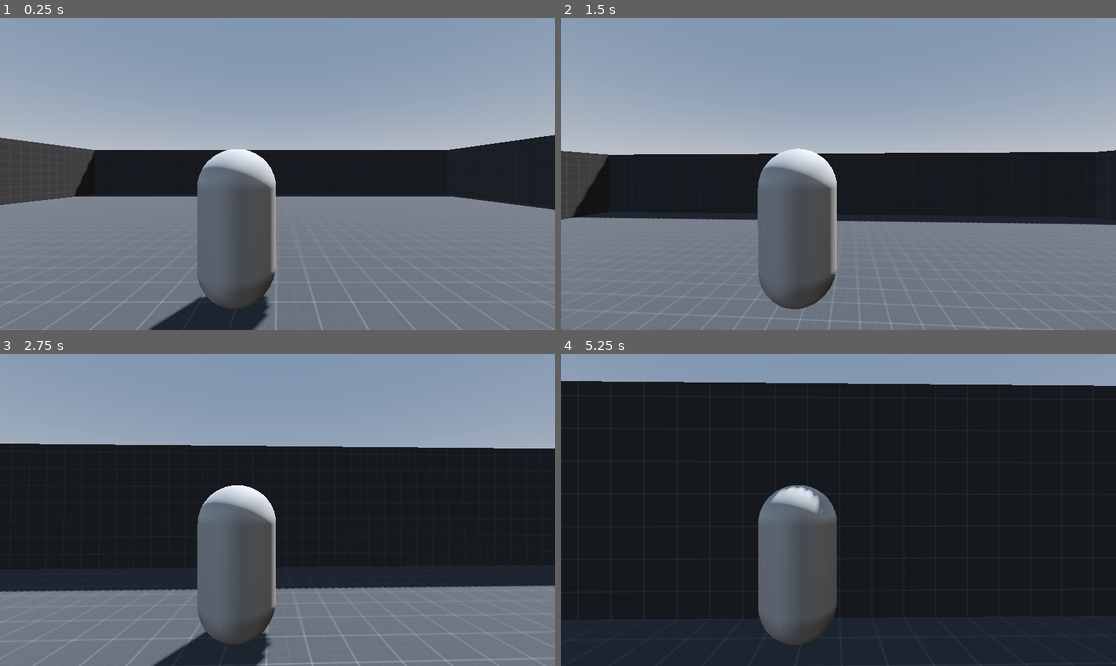
Above: before the commit, frames 1-4 (two rows, left to right).
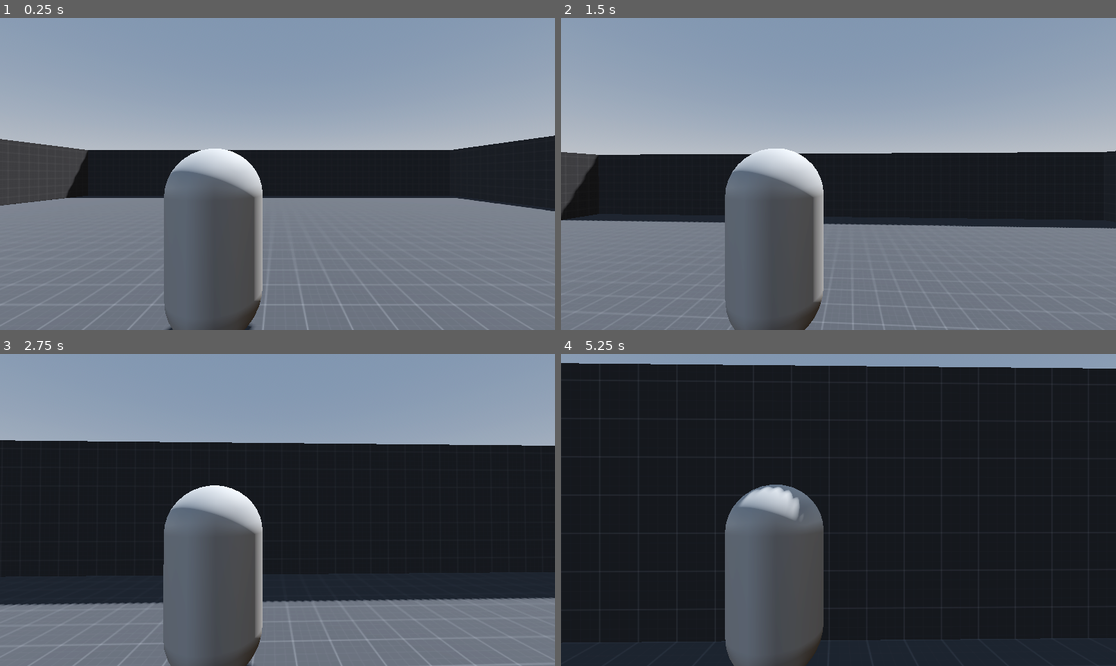
Above: after the commit, the same moments.

Repository: OnymMunda/dds-fps
Game: Godot game, scene res://world.tscn
Two runs of this game, one before a commit and one after it. Both use one fixed random seed, a clock stepped at 60 frames per second and the inputs below.
Inputs (mouse positions are in pixels of both pictures, inside the frame that each line leads up to):
- Up to frame 1 (0.25 s): no input
- Up to frame 2 (1.5 s): tap Enter at 0.5 s; move the mouse to (866, 174) at 0.52 s; hold W (up) from 0.53 s (still down); tap Space (jump) at 0.77 s; move the mouse to (810, 174) at 1.27 s
- Up to frame 3 (2.75 s): keep holding W (up); tap Space (jump) at 1.52 s; move the mouse to (288, 503) at 2.02 s
- Up to frame 4 (5.25 s): keep holding W (up); move the mouse to (832, 516) at 2.77 s; tap Space (jump) at 3.02, 3.77, 4.25, 4.52 s; move the mouse to (877, 513) at 3.52 s; move the mouse to (794, 506) at 4.27 s; move the mouse to (844, 510) at 5.02 s

The runs differ from the first frame. In frame 1, 7.8% of the frame differs, in the area x 0-100%, y 37-100%; in frame 2, 8.3%; in frame 3, 12%; in frame 4, 13%, in the area x 0-100%, y 2-100%.

Commit message:
added spring arms

Diff:
--- a/dds-fps/player.tscn
+++ b/dds-fps/player.tscn
@@ -6,6 +6,9 @@
 [sub_resource type="CapsuleShape3D" id="CapsuleShape3D_f3sb7"]
 
 [sub_resource type="CapsuleMesh" id="CapsuleMesh_fj7yv"]
+
+[sub_resource type="SphereShape3D" id="SphereShape3D_onrkg"]
+margin = 0.01
 
 [node name="Player" type="CharacterBody3D"]
 script = ExtResource("1_4flbx")
@@ -19,9 +22,19 @@
 mesh = SubResource("CapsuleMesh_fj7yv")
 
 [node name="CameraSystem" type="Node3D" parent="." node_paths=PackedStringArray("character")]
+transform = Transform3D(1, 0, 0, 0, 1, 0, 0, 0, 1, 0.255313, 1.92796, 0.94622)
 script = ExtResource("2_onrkg")
 character = NodePath("..")
 
-[node name="Camera3D" type="Camera3D" parent="CameraSystem"]
-transform = Transform3D(1, 0, 0, 0, 1, 0, 0, 0, 1, 0.519052, 1.7982, 2.74039)
+[node name="EdgeSpringArm" type="SpringArm3D" parent="CameraSystem"]
+transform = Transform3D(-4.37114e-08, 0, 1, 0, 1, 0, -1, 0, -4.37114e-08, -0.0931903, -0.077765, -0.179277)
+shape = SubResource("SphereShape3D_onrkg")
+spring_length = 0.5
+
+[node name="RearSpringArm" type="SpringArm3D" parent="CameraSystem/EdgeSpringArm"]
+transform = Transform3D(-4.37114e-08, 0, -1, 0, 1, 0, 1, 0, -4.37114e-08, 0, 0, 0)
+spring_length = 1.5
+
+[node name="Camera3D" type="Camera3D" parent="CameraSystem/EdgeSpringArm/RearSpringArm"]
+transform = Transform3D(1, 0, 0, 0, 1, 0, 0, 0, 1, 0.458309, 1.50694, 2.25039)
 fov = 73.4335
Not shown: 1 places in dds-fps/player.tscn that only renumber resources
